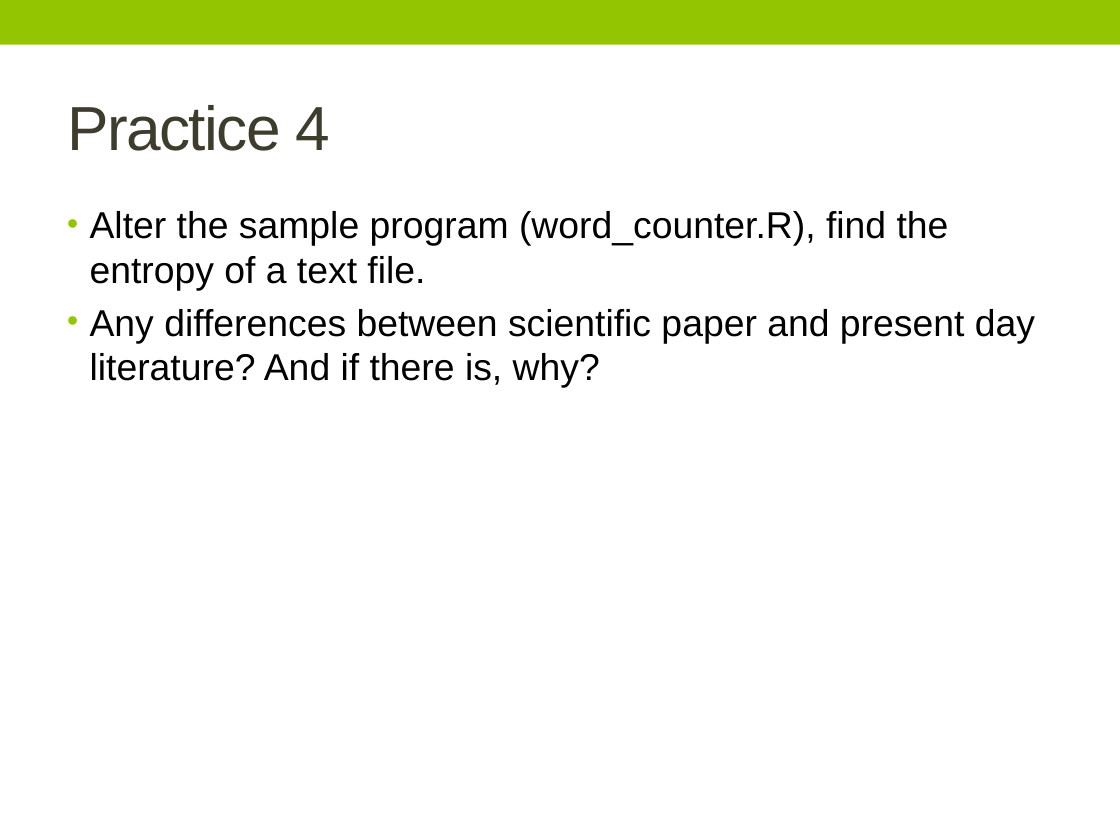
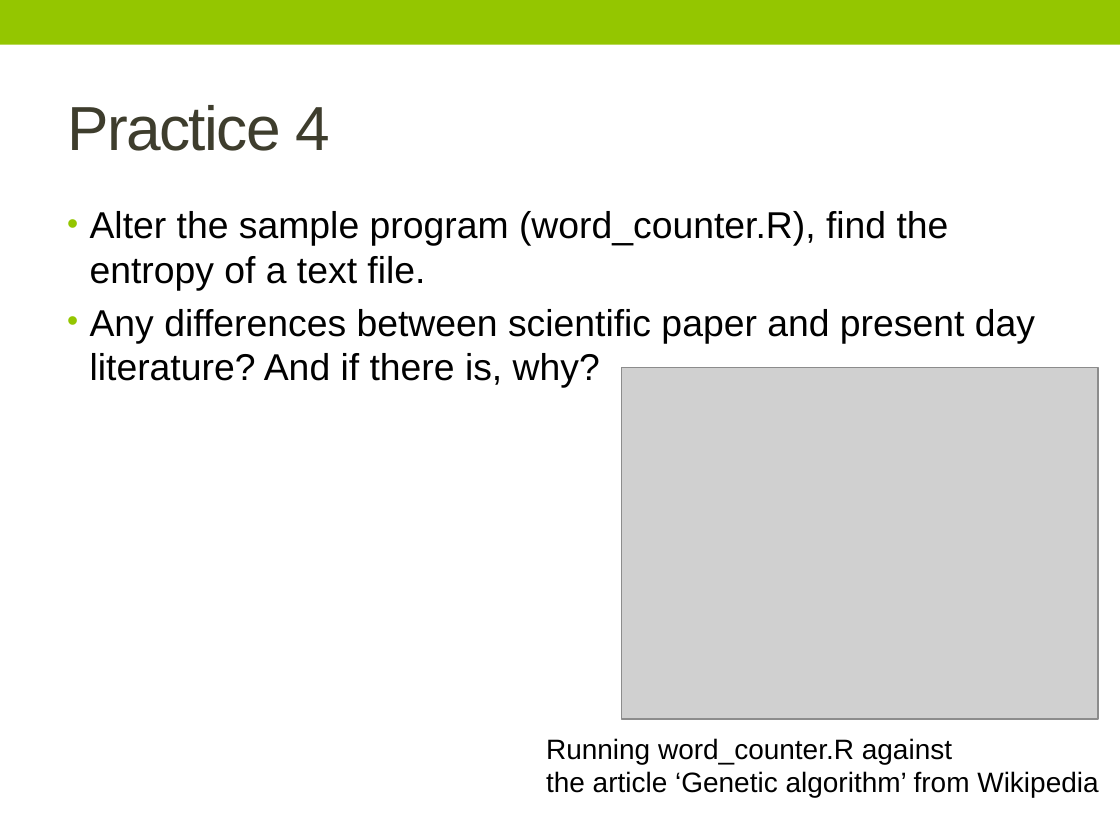
Before and after one commit to arity-r/pRactice, a slide deck: slide 5 of info/InfoPractice.pptx. Drawn at 1120x840 pixels with LibreOffice and Linux fonts; fonts in the diff are those of the drawing; grey boxes stand for pictures. Boxes give left, top, right and bottom in pixels: in the first picture for what was removed or moved away, otherwise in the second. Text is boxed around its words. In the diff, an @@ line names an element or a change of style, - is before the commit and + after.

Commit message:
update word_counter.R and finish info-practice

```diff
--- a/info/InfoPractice.pptx
+++ b/info/InfoPractice.pptx
@@ picture added at (622,367,1098,719) @@
@@ text added at (546,738,1098,797), 18 pt, text #000000 @@
+Running word_counter.R against
+the article ‘Genetic algorithm’ from Wikipedia
```
Also in this commit, not shown: 1 other slide changed, 3 other files.
